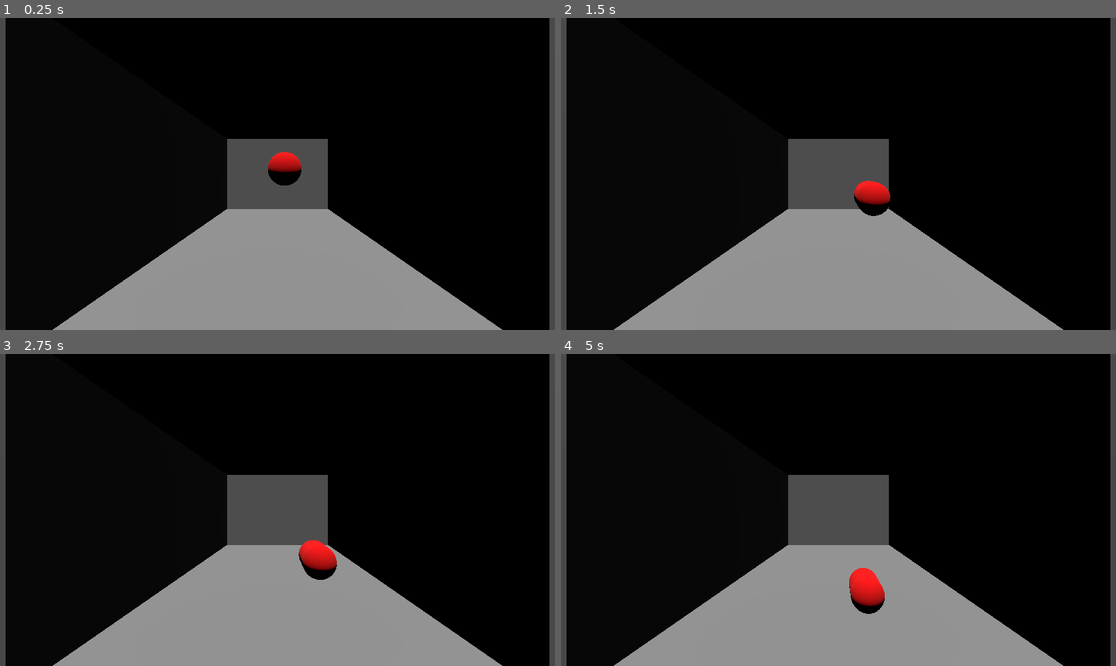
Above: before the commit, frames 1-4 (two rows, left to right).
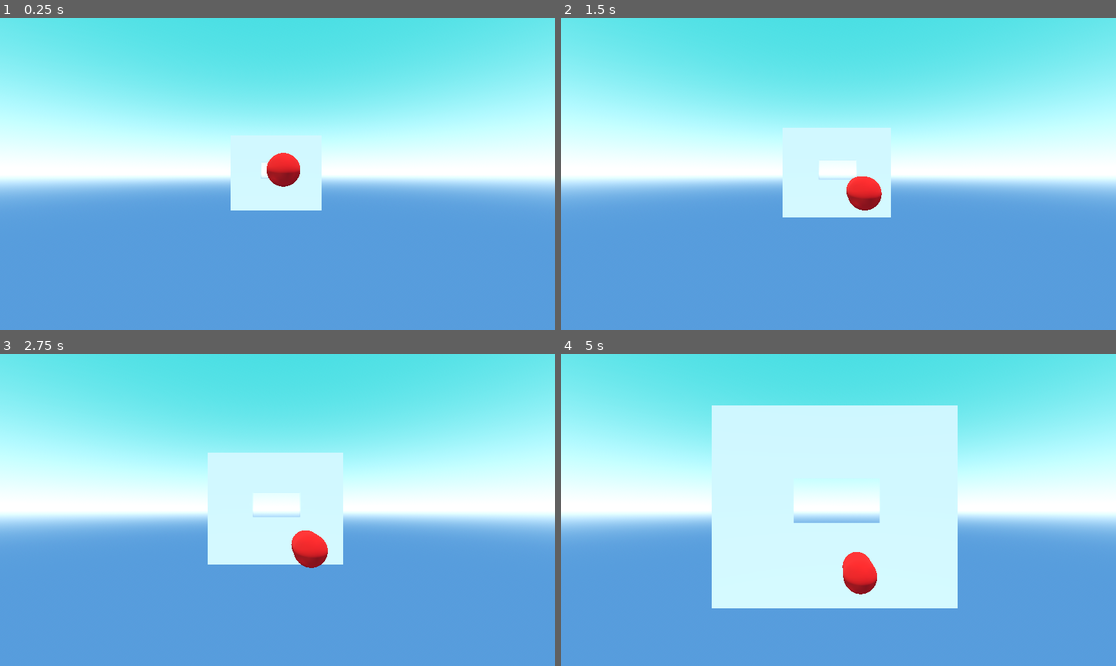
Above: after the commit, the same moments.

Repository: anderada/plane-runners
Game: Godot game, scene res://scenes/main.tscn
The game is run twice, just before and just after one commit, with the same random seed, the same clock (stepped at 60 frames per second) and the same inputs.
Inputs:
- Up to frame 1 (0.25 s): no input
- Up to frame 2 (1.5 s): hold D (Right1) 0.53-1.28 s; hold M (Down2) 0.53-1.28 s; hold K (Down1) from 1.28 s (still down); tap A (Left2) at 1.35 s
- Up to frame 3 (2.75 s): release K (Down1) at 2.03 s; hold D (Right1) from 2.03 s (still down); hold F (Right2) from 2.03 s (still down)
- Up to frame 4 (5 s): release D (Right1) at 2.78 s; release F (Right2) at 2.78 s; hold I (Up1) 2.78-3.53 s; tap 9 (Up2) at 2.85 s; hold M (Down2) 3.53-4.28 s; hold S (Left1) from 3.53 s (still down); tap A (Left2) at 4.35 s

The runs differ from the first frame. In frame 1, 100% of the frame differs, in the area x 0-100%, y 0-100%; in frame 2, 100%; in frame 3, 100%; in frame 4, 100%.

Commit message:
wall collision

Diff:
--- a/plane-runer/scenes/main.tscn
+++ b/plane-runer/scenes/main.tscn
@@ -1,21 +1,37 @@
-[gd_scene load_steps=7 format=3 uid="uid://cmc1ytmvij23b"]
+[gd_scene load_steps=10 format=3 uid="uid://cmc1ytmvij23b"]
 
 [ext_resource type="Script" uid="uid://b3n8q5h2tbfj4" path="res://scripts/plane.gd" id="1_o5qli"]
+[ext_resource type="PackedScene" uid="uid://crn4ds4amq8ba" path="res://scenes/test_wall.tscn" id="2_0wfyh"]
+
+[sub_resource type="ProceduralSkyMaterial" id="ProceduralSkyMaterial_o5qli"]
+sky_top_color = Color(0.22189113, 0.75928754, 0.78433245, 1)
+sky_horizon_color = Color(1.0448948, 1.231174, 1.3058194, 1)
+ground_bottom_color = Color(0.27481776, 0.4825384, 0.75607467, 1)
+ground_horizon_color = Color(1.0448948, 1.231174, 1.3058194, 1)
+
+[sub_resource type="Sky" id="Sky_0wfyh"]
+sky_material = SubResource("ProceduralSkyMaterial_o5qli")
+
+[sub_resource type="Environment" id="Environment_sugp2"]
+background_mode = 2
+sky = SubResource("Sky_0wfyh")
+tonemap_mode = 2
+glow_enabled = true
 
 [sub_resource type="BoxShape3D" id="BoxShape3D_o5qli"]
-size = Vector3(0.673828, 0.669678, 1)
+size = Vector3(1.0568848, 1.1689453, 1)
 
 [sub_resource type="CapsuleMesh" id="CapsuleMesh_sgp6g"]
 
 [sub_resource type="StandardMaterial3D" id="StandardMaterial3D_o5qli"]
 albedo_color = Color(1, 0, 0, 1)
 
-[sub_resource type="BoxShape3D" id="BoxShape3D_0wfyh"]
-size = Vector3(13.6025, 21.885, 1)
-
-[sub_resource type="BoxMesh" id="BoxMesh_sugp2"]
+[sub_resource type="WorldBoundaryShape3D" id="WorldBoundaryShape3D_o5qli"]
 
 [node name="main" type="Node3D"]
+
+[node name="WorldEnvironment" type="WorldEnvironment" parent="."]
+environment = SubResource("Environment_sugp2")
 
 [node name="Camera3D" type="Camera3D" parent="."]
 transform = Transform3D(1, 0, 0, 0, 1, 0, 0, 0, 1, 0, 0, 6.53541)
@@ -23,15 +39,10 @@
 [node name="DirectionalLight3D" type="DirectionalLight3D" parent="."]
 transform = Transform3D(-0.00131979, -0.999973, 0.00721176, 0.214098, 0.00676198, 0.976789, -0.976811, 0.00283318, 0.214083, 0, -3.68678, -8.74228e-08)
 
-[node name="Plane" type="RigidBody3D" parent="."]
+[node name="Plane" type="CharacterBody3D" parent="."]
+unique_name_in_owner = true
 transform = Transform3D(1, 0, 0, 0, -4.37114e-08, -1, 0, 1, -4.37114e-08, 0, 0, 0)
-axis_lock_linear_z = true
-axis_lock_angular_x = true
-axis_lock_angular_y = true
-axis_lock_angular_z = true
-gravity_scale = 0.0
 script = ExtResource("1_o5qli")
-speed = 1.3
 
 [node name="Collider" type="CollisionShape3D" parent="Plane"]
 transform = Transform3D(1, 0, 0, 0, -4.37114e-08, 1, 0, -1, -4.37114e-08, 0, 0, 0)
@@ -45,70 +56,33 @@
 [node name="Walls" type="Node3D" parent="."]
 transform = Transform3D(1, 0, 0, 0, -4.37114e-08, -1, 0, 1, -4.37114e-08, 0, 0, 0)
 
-[node name="Wall" type="RigidBody3D" parent="Walls"]
-transform = Transform3D(1, 0, 0, 0, 1, 0, 0, 0, 1, 0, -9, 5)
-axis_lock_linear_x = true
-axis_lock_linear_y = true
-axis_lock_linear_z = true
-axis_lock_angular_x = true
-axis_lock_angular_y = true
-axis_lock_angular_z = true
-gravity_scale = 0.0
+[node name="Bottom" type="StaticBody3D" parent="Walls"]
+transform = Transform3D(1, 0, 0, 0, -4.37114e-08, 1, 0, -1, -4.37114e-08, 0, 0, 0)
 
-[node name="CollisionShape3D" type="CollisionShape3D" parent="Walls/Wall"]
-shape = SubResource("BoxShape3D_0wfyh")
+[node name="CollisionShape3D" type="CollisionShape3D" parent="Walls/Bottom"]
+transform = Transform3D(1, 0, 0, 0, 1, 0, 0, 0, 1, 0, -5, 0)
+shape = SubResource("WorldBoundaryShape3D_o5qli")
 
-[node name="MeshInstance3D" type="MeshInstance3D" parent="Walls/Wall/CollisionShape3D"]
-transform = Transform3D(13.5059, 0, 0, 0, 21.3672, 3.55271e-15, 0, 0, 1, 0, 0, 0)
-mesh = SubResource("BoxMesh_sugp2")
+[node name="Top" type="StaticBody3D" parent="Walls"]
+transform = Transform3D(1, 0, 0, 0, -4.37114e-08, 1, 0, -1, -4.37114e-08, 0, 0, 0)
 
-[node name="Wall2" type="RigidBody3D" parent="Walls"]
-transform = Transform3D(1, 0, 0, 0, 1, 0, 0, 0, 1, 0, -9, -5)
-axis_lock_linear_x = true
-axis_lock_linear_y = true
-axis_lock_linear_z = true
-axis_lock_angular_x = true
-axis_lock_angular_y = true
-axis_lock_angular_z = true
-gravity_scale = 0.0
+[node name="CollisionShape3D" type="CollisionShape3D" parent="Walls/Top"]
+transform = Transform3D(-1, 8.742278e-08, 0, -8.742278e-08, -1, 0, 0, 0, 1, 0, 5, 0)
+shape = SubResource("WorldBoundaryShape3D_o5qli")
 
-[node name="CollisionShape3D" type="CollisionShape3D" parent="Walls/Wall2"]
-shape = SubResource("BoxShape3D_0wfyh")
+[node name="Left" type="StaticBody3D" parent="Walls"]
+transform = Transform3D(1, 0, 0, 0, -4.37114e-08, 1, 0, -1, -4.37114e-08, 0, 0, 0)
 
-[node name="MeshInstance3D" type="MeshInstance3D" parent="Walls/Wall2/CollisionShape3D"]
-transform = Transform3D(13.5059, 0, 0, 0, 21.3672, 3.55271e-15, 0, 0, 1, 0, 0, 0)
-mesh = SubResource("BoxMesh_sugp2")
+[node name="CollisionShape3D" type="CollisionShape3D" parent="Walls/Left"]
+transform = Transform3D(1.1924881e-08, 1, 0, -1, 1.1924881e-08, 0, 0, 0, 1, -8, 0, 0)
+shape = SubResource("WorldBoundaryShape3D_o5qli")
 
-[node name="Wall3" type="RigidBody3D" parent="Walls"]
-transform = Transform3D(-4.37114e-08, 0, 1, 0, 1, 0, -1, 0, -4.37114e-08, 7, -9, 0)
-axis_lock_linear_x = true
-axis_lock_linear_y = true
-axis_lock_linear_z = true
-axis_lock_angular_x = true
-axis_lock_angular_y = true
-axis_lock_angular_z = true
-gravity_scale = 0.0
+[node name="Right" type="StaticBody3D" parent="Walls"]
+transform = Transform3D(1, 0, 0, 0, -4.37114e-08, 1, 0, -1, -4.37114e-08, 0, 0, 0)
 
-[node name="CollisionShape3D" type="CollisionShape3D" parent="Walls/Wall3"]
-shape = SubResource("BoxShape3D_0wfyh")
+[node name="CollisionShape3D" type="CollisionShape3D" parent="Walls/Right"]
+transform = Transform3D(-4.371139e-08, -1, 0, 1, -4.371139e-08, 0, 0, 0, 1, 8, 0, 0)
+shape = SubResource("WorldBoundaryShape3D_o5qli")
 
-[node name="MeshInstance3D" type="MeshInstance3D" parent="Walls/Wall3/CollisionShape3D"]
-transform = Transform3D(13.5059, 0, 0, 0, 21.3672, 3.55271e-15, 0, 0, 1, 0, 0, 0)
-mesh = SubResource("BoxMesh_sugp2")
-
-[node name="Wall4" type="RigidBody3D" parent="Walls"]
-transform = Transform3D(-4.37114e-08, 0, 1, 0, 1, 0, -1, 0, -4.37114e-08, -7, -9, 0)
-axis_lock_linear_x = true
-axis_lock_linear_y = true
-axis_lock_linear_z = true
-axis_lock_angular_x = true
-axis_lock_angular_y = true
-axis_lock_angular_z = true
-gravity_scale = 0.0
-
-[node name="CollisionShape3D" type="CollisionShape3D" parent="Walls/Wall4"]
-shape = SubResource("BoxShape3D_0wfyh")
-
-[node name="MeshInstance3D" type="MeshInstance3D" parent="Walls/Wall4/CollisionShape3D"]
-transform = Transform3D(13.5059, 0, 0, 0, 21.3672, 3.55271e-15, 0, 0, 1, 0, 0, 0)
-mesh = SubResource("BoxMesh_sugp2")
+[node name="Area3D" parent="." instance=ExtResource("2_0wfyh")]
+transform = Transform3D(1, 0, 0, 0, 1, 0, 0, 0, 1, 0, -5.507346, -32.360683)
--- /dev/null
+++ b/plane-runer/scenes/test_wall.tscn
@@ -0,0 +1,56 @@
+[gd_scene load_steps=9 format=3 uid="uid://crn4ds4amq8ba"]
+
+[ext_resource type="Script" uid="uid://bmlyc7ur51tun" path="res://scripts/wall.gd" id="1_s5f7g"]
+[ext_resource type="Texture2D" uid="uid://wc3q5doj5pnh" path="res://test_wall.png" id="2_uwtpy"]
+
+[sub_resource type="BoxShape3D" id="BoxShape3D_uvhfp"]
+size = Vector3(23.042969, 9.079727, 0.18652344)
+
+[sub_resource type="BoxShape3D" id="BoxShape3D_wykyb"]
+size = Vector3(22.890625, 13.000488, 1)
+
+[sub_resource type="BoxShape3D" id="BoxShape3D_2ktk7"]
+size = Vector3(19.349854, 11.638428, 1)
+
+[sub_resource type="BoxShape3D" id="BoxShape3D_e00m8"]
+size = Vector3(13.600586, 14.017334, 1)
+
+[sub_resource type="PlaneMesh" id="PlaneMesh_uvhfp"]
+
+[sub_resource type="StandardMaterial3D" id="StandardMaterial3D_2ktk7"]
+transparency = 1
+albedo_texture = ExtResource("2_uwtpy")
+
+[node name="Area3D" type="Area3D"]
+script = ExtResource("1_s5f7g")
+
+[node name="CollisionShape3D" type="CollisionShape3D" parent="."]
+shape = SubResource("BoxShape3D_uvhfp")
+debug_color = Color(0.972549, 0, 0.44313726, 1)
+
+[node name="CollisionShape3D2" type="CollisionShape3D" parent="."]
+transform = Transform3D(1, 0, 0, 0, 1, 0, 0, 0, 1, 0, 14.209574, 0)
+shape = SubResource("BoxShape3D_wykyb")
+debug_color = Color(0.972549, 0, 0.43529412, 1)
+
+[node name="CollisionShape3D3" type="CollisionShape3D" parent="."]
+transform = Transform3D(1, 0, 0, 0, 1, 0, 0, 0, 1, -13.117809, 6.175102, 0)
+shape = SubResource("BoxShape3D_2ktk7")
+debug_color = Color(17.694864, 0, 12.623979, 1)
+
+[node name="CollisionShape3D4" type="CollisionShape3D" parent="."]
+transform = Transform3D(1, 0, 0, 0, 1, 0, 0, 0, 1, 10.17704, 6.175102, 0)
+shape = SubResource("BoxShape3D_e00m8")
+debug_color = Color(0.9647059, 0, 0.4862745, 1)
+
+[node name="MeshInstance3D2" type="MeshInstance3D" parent="."]
+transform = Transform3D(8.410125, 0, 0, 0, -4.3711356e-08, -6.924012, 0, 0.9999993, -3.0265818e-07, -0.25985122, 5.7161527, -2.0061314e-08)
+mesh = SubResource("PlaneMesh_uvhfp")
+skeleton = NodePath("../..")
+surface_material_override/0 = SubResource("StandardMaterial3D_2ktk7")
+
+[node name="MeshInstance3D3" type="MeshInstance3D" parent="."]
+transform = Transform3D(8.410125, 0, 0, 0, -4.3711356e-08, -6.924012, 0, 0.9999993, -3.0265818e-07, -0.25985122, 5.7161527, -2.0061314e-08)
+mesh = SubResource("PlaneMesh_uvhfp")
+skeleton = NodePath("../..")
+surface_material_override/0 = SubResource("StandardMaterial3D_2ktk7")
--- a/plane-runer/scripts/plane.gd
+++ b/plane-runer/scripts/plane.gd
@@ -1,6 +1,5 @@
-extends RigidBody3D
+extends CharacterBody3D
 
-var velocity : Vector3
 @export var speed : float = 1
 var horizontalSpeeds = [0.7, 1.4]
 var verticalSpeeds = [0.5,1]
@@ -8,9 +7,9 @@
 func _ready() -> void:
 	velocity = Vector3(horizontalSpeeds[0], verticalSpeeds[0], 0)
 
-func _physics_process(delta: float) -> void:
-	linear_velocity = velocity * speed
-
+func _physics_process(_delta: float) -> void:
+	velocity *= speed
+	move_and_slide()
 
 func _input(event: InputEvent) -> void:
 	if(event.is_action_pressed("Left1")):
@@ -29,3 +28,11 @@
 		velocity.y = -verticalSpeeds[0]
 	elif(event.is_action_pressed("Down2")):
 		velocity.y = -verticalSpeeds[1]
+
+func hit_wall(body: Node3D)->void:
+	if(body.name == "Plane"):
+		print("hit!")
+
+func connect_wall(wall : Area3D)->void:
+	wall.connect("body_entered", hit_wall)
+	print("connected")
--- /dev/null
+++ b/plane-runer/scripts/wall.gd
@@ -0,0 +1,9 @@
+extends Area3D
+
+@export var speed = 5.0
+
+func _ready() -> void:
+	%Plane.connect_wall(self)
+
+func _physics_process(delta: float) -> void:
+	position += Vector3(0,0,speed * delta)
Not shown, added: plane-runer/scripts/wall.gd.uid
Binary file added: plane-runer/test_wall.png
Not shown, added: plane-runer/test_wall.png.import
